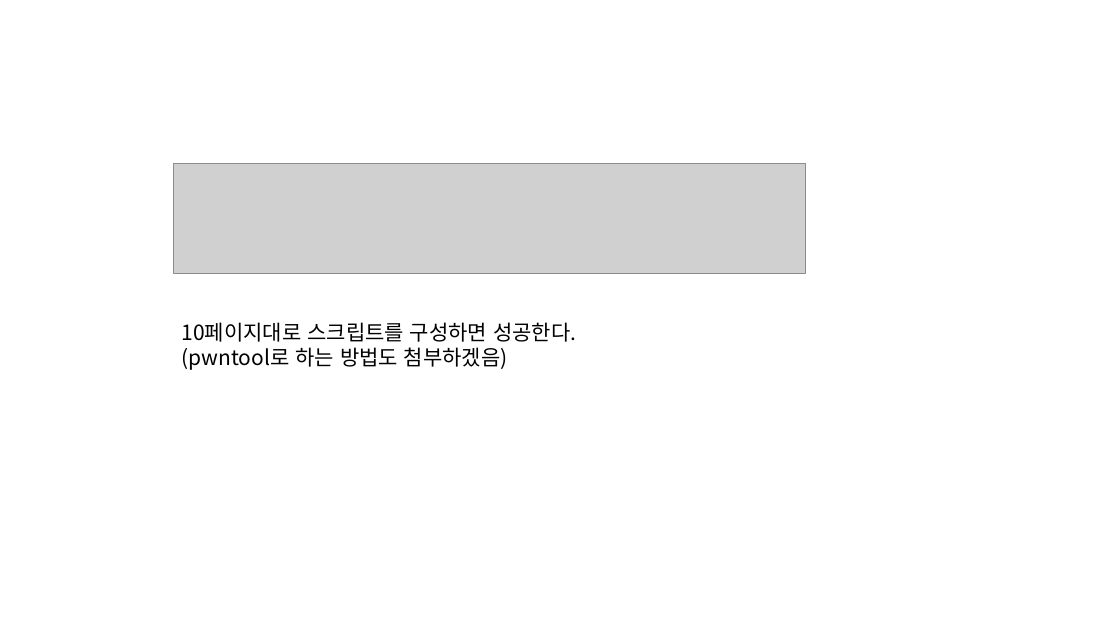
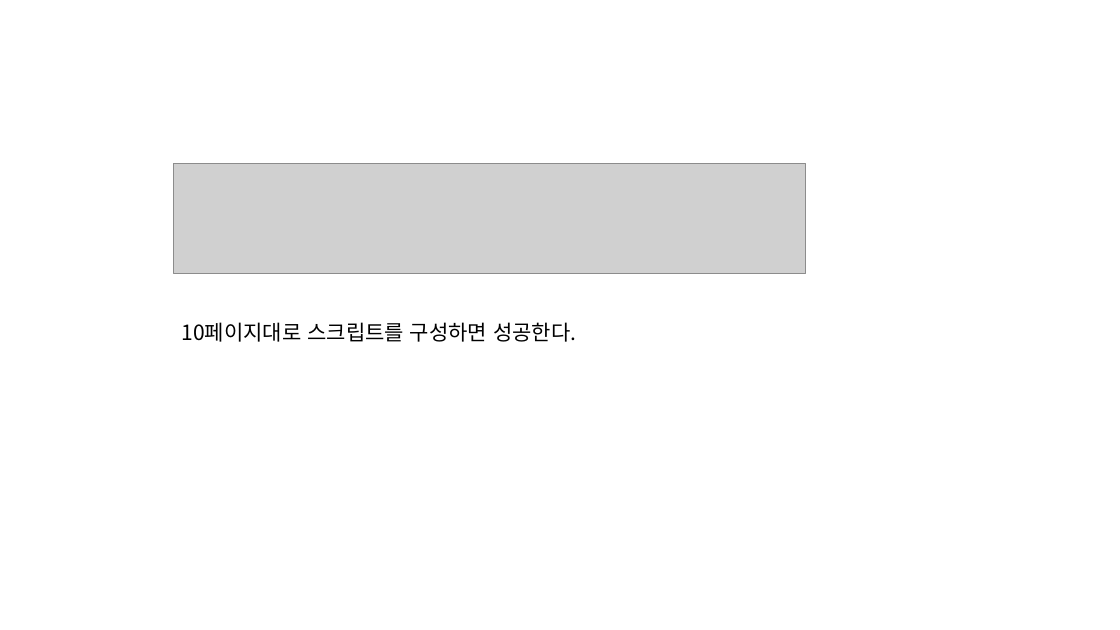
Before and after one commit to WinterMute1000/MyArchive, a slide deck: slide 11 of Protostar/Stack 7.pptx. Drawn at 1120x630 pixels with LibreOffice and Linux fonts; fonts in the diff are those of the drawing; grey boxes stand for pictures. Boxes give left, top, right and bottom in pixels: in the first picture for what was removed or moved away, otherwise in the second. Text is boxed around its words. In the diff, an @@ line names an element or a change of style, - is before the commit and + after.

```diff
--- a/Protostar/Stack 7.pptx
+++ b/Protostar/Stack 7.pptx
@@ text at (182,347,508,370): paragraph removed @@
-(pwntool로 하는 방법도 첨부하겠음)
```
Also in this commit, not shown: 1 other file.
